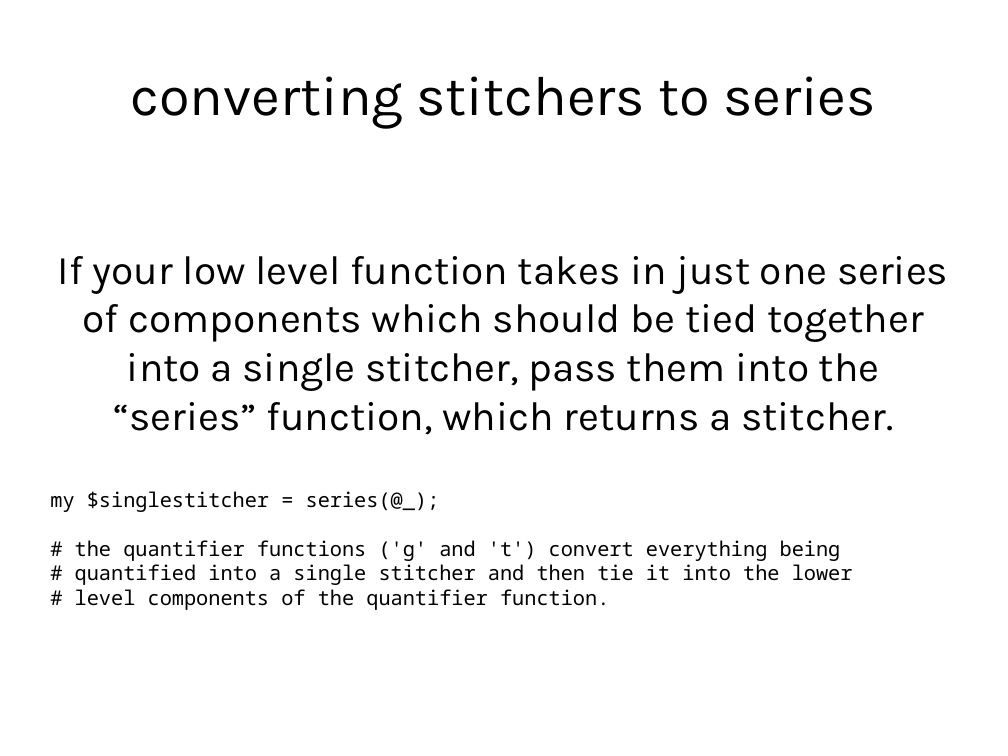
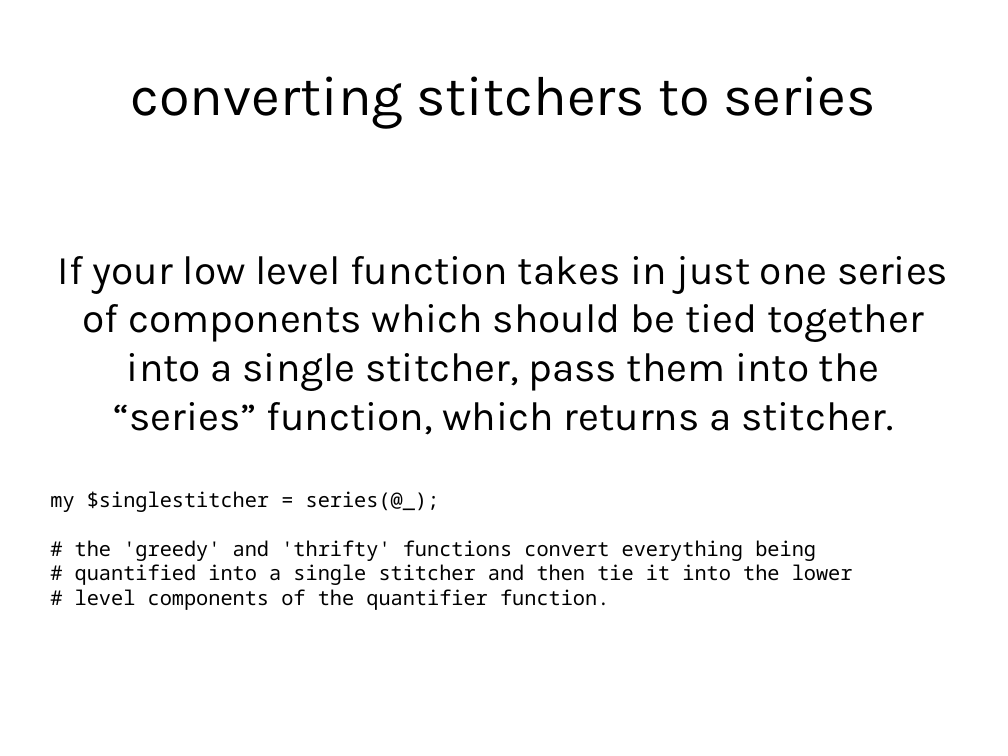
Before and after one commit to gitpan/Parse-Gnaw, a slide deck: slide 68 of slideshow/gnaw_slides.odp (slide 66 before the commit). Drawn at 1008x756 pixels with LibreOffice and Linux fonts; fonts in the diff are those of the drawing. Boxes give left, top, right and bottom in pixels: in the first picture for what was removed or moved away, otherwise in the second. Text is boxed around its words. In the diff, an @@ line names an element or a change of style, - is before the commit and + after.

```diff
--- a/slideshow/gnaw_slides.odp
+++ b/slideshow/gnaw_slides.odp
@@ subtitle at bbox=[75, 540, 816, 561]: text changed @@
-# the quantifier functions ('g' and 't') convert everything being
+# the 'greedy' and 'thrifty' functions convert everything being
```
Also in this commit, not shown: 8 other slides changed, 2 slides added, 3 other files.
